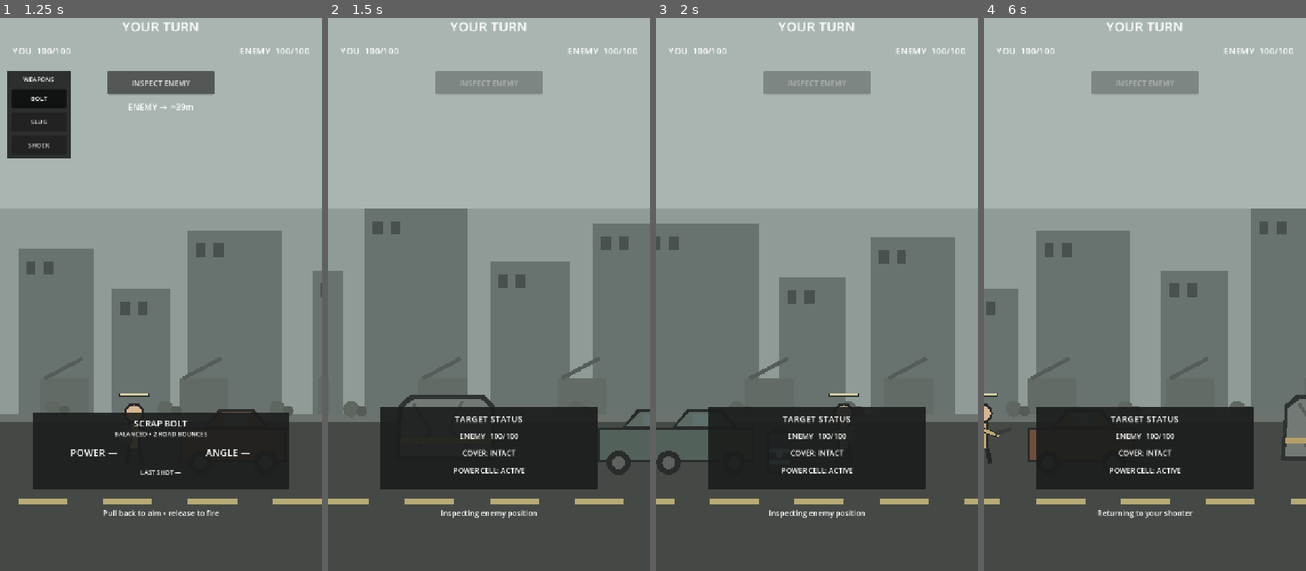
Above: before the commit, frames 1-4 (left to right).
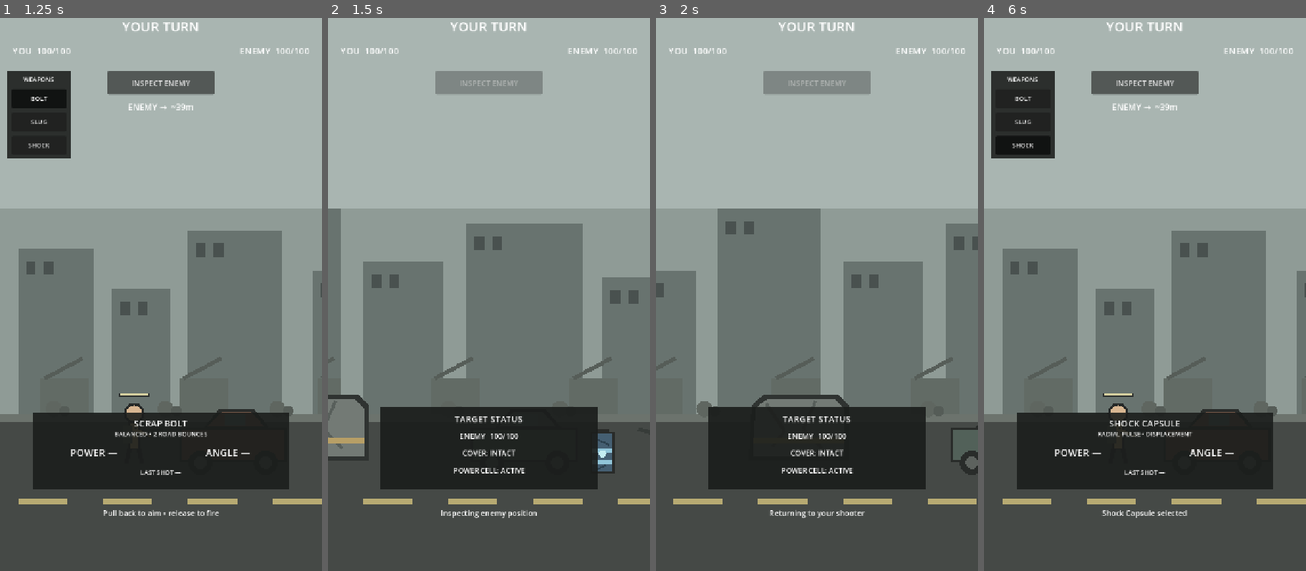
Above: after the commit, the same moments.

Repository: phantompixel-developer/FortKnocks
Game: Godot game, scene res://game/battle/battle.tscn
The game is run twice, just before and just after one commit, with the same random seed, the same clock (stepped at 60 frames per second) and the same inputs.
Inputs (mouse positions are in pixels of both pictures, inside the frame that each line leads up to):
- Up to frame 1 (1.25 s): move the mouse to (231, 255) at 0.52 s; click (231, 255) at 0.67 s
- Up to frame 2 (1.5 s): click "INSPECT ENEMY" at 1.25 s
- Up to frame 3 (2 s): no input
- Up to frame 4 (6 s): drag from (1080, 311) to (1128, 399) at 2.02 s; click "BOLT" at 2.75 s; click "SLUG" at 3.5 s; click "SHOCK" at 4.25 s; click "INSPECT ENEMY" at 5 s; move the mouse to (1177, 156) at 5.77 s; click (1177, 156) at 5.92 s

Frame 1 is identical in both runs. In frame 2, 16% of the frame differs, in the area x 0-100%, y 34-88%; in frame 3, 18%; in frame 4, 26%, in the area x 0-100%, y 9-91%.

Commit message:
feat: add aim-focus HUD behavior

Diff:
--- a/game/battle/battle_controller.gd
+++ b/game/battle/battle_controller.gd
@@ -135,6 +135,8 @@
 
 	_dragging = true
 	_drag_start = screen_position
+	weapon_tray.visible = false
+	inspect_button.visible = false
 	_aim_power = 0.0
 	_aim_angle_degrees = 0.0
 	power_label.text = "POWER 0%"
@@ -178,6 +180,8 @@
 
 	if _aim_power * MAX_DRAG < MIN_FIRE_DRAG:
 		aim_guide.clear()
+		weapon_tray.visible = true
+		inspect_button.visible = true
 		power_label.text = "POWER —"
 		angle_label.text = "ANGLE —"
 		hint_label.text = "Pull back to aim • release to fire"
@@ -295,15 +299,15 @@
 	var previous_hint := hint_label.text
 
 	hint_label.text = "Inspecting enemy position"
-	camera_director.focus_x(enemy.global_position.x, 0.35)
-	await get_tree().create_timer(0.70).timeout
+	camera_director.focus_x(enemy.global_position.x, 0.30)
+	await get_tree().create_timer(0.52).timeout
 	if phase != Phase.PLAYER_AIM:
 		_is_inspecting = false
 		return
 
 	hint_label.text = "Returning to your shooter"
-	camera_director.focus_x(player.global_position.x, 0.40)
-	await get_tree().create_timer(0.44).timeout
+	camera_director.focus_x(player.global_position.x, 0.34)
+	await get_tree().create_timer(0.38).timeout
 	if phase != Phase.PLAYER_AIM:
 		_is_inspecting = false
 		return
